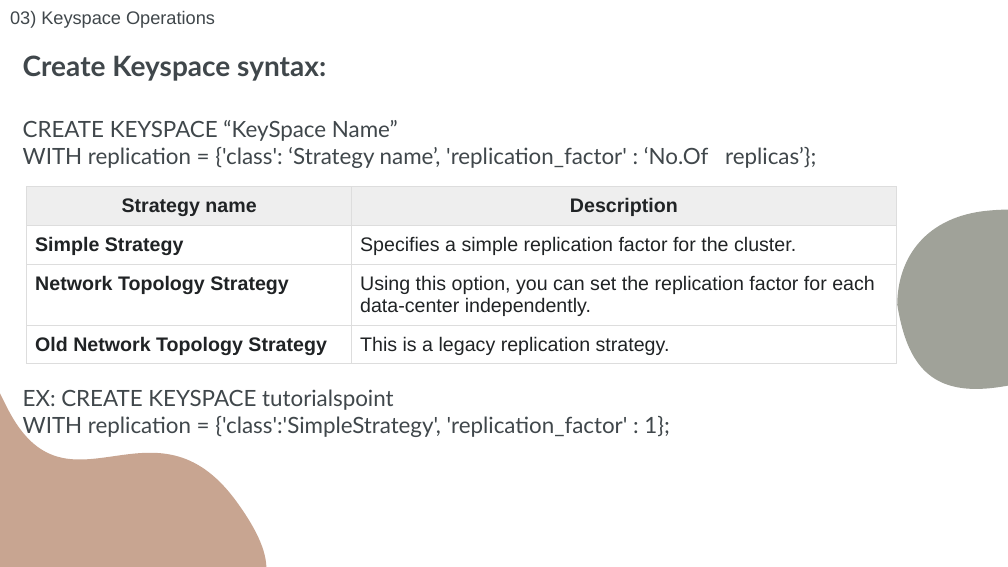
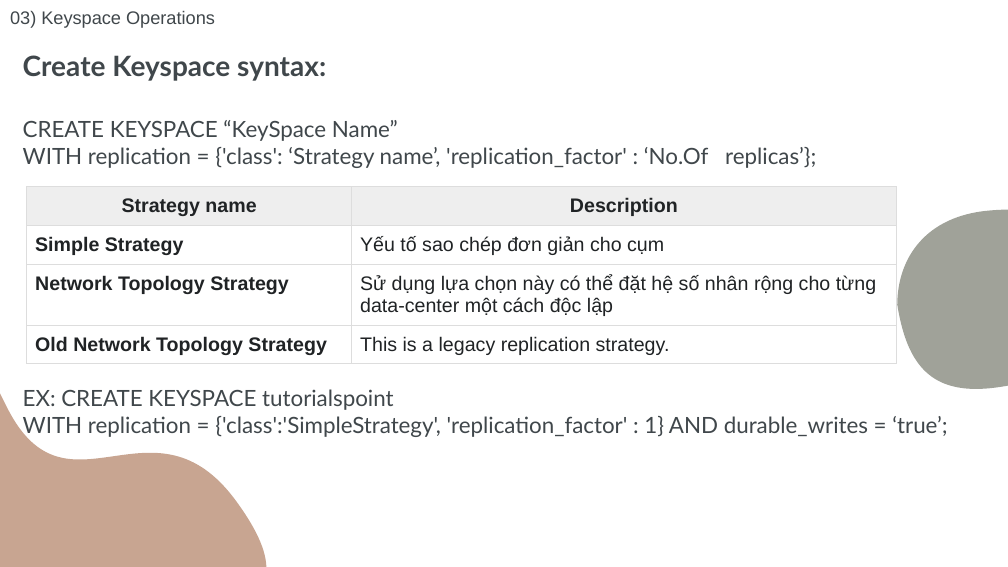
Before and after one commit to NguyenMinh2804/CassandraDemoo, a slide deck: slide 17 of Cassandra_Seminar.pptx. Drawn at 1008x567 pixels with LibreOffice and Linux fonts; fonts in the diff are those of the drawing. Boxes give left, top, right and bottom in pixels: in the first picture for what was removed or moved away, otherwise in the second. Text is boxed around its words. In the diff, an @@ line names an element or a change of style, - is before the commit and + after.

```diff
--- a/Cassandra_Seminar.pptx
+++ b/Cassandra_Seminar.pptx
@@ table at [27, 186, 896, 371] @@
-row 2, column 2: Specifies a simple replication factor for the cluster.
+row 2, column 2: Yếu tố sao chép đơn giản cho cụm
-row 3, column 2: Using this option, you can set the replication factor for each data-center independently.
+row 3, column 2: Sử dụng lựa chọn này có thể đặt hệ số nhân rộng cho từng data-center một cách độc lập
@@ text at [23, 416, 947, 438]: text changed @@
-WITH replication = {'class':'SimpleStrategy', 'replication_factor' : 1};
+WITH replication = {'class':'SimpleStrategy', 'replication_factor' : 1} AND durable_writes = ‘true’;
```
Also in this commit, not shown: 7 other slides changed, 1 slide added, 1 slide removed, 1 other file.
